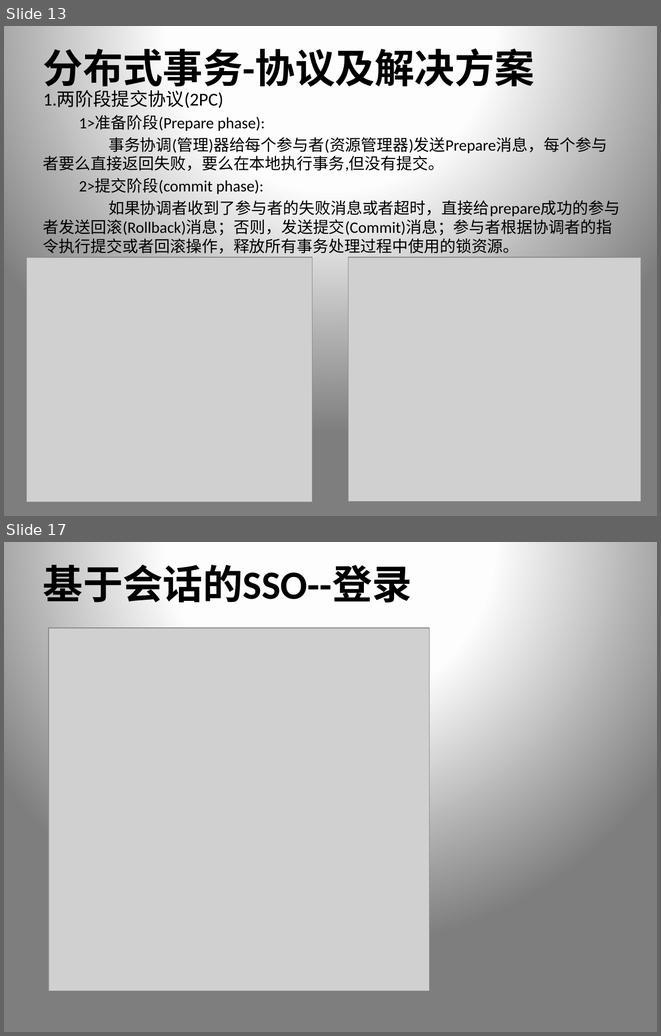
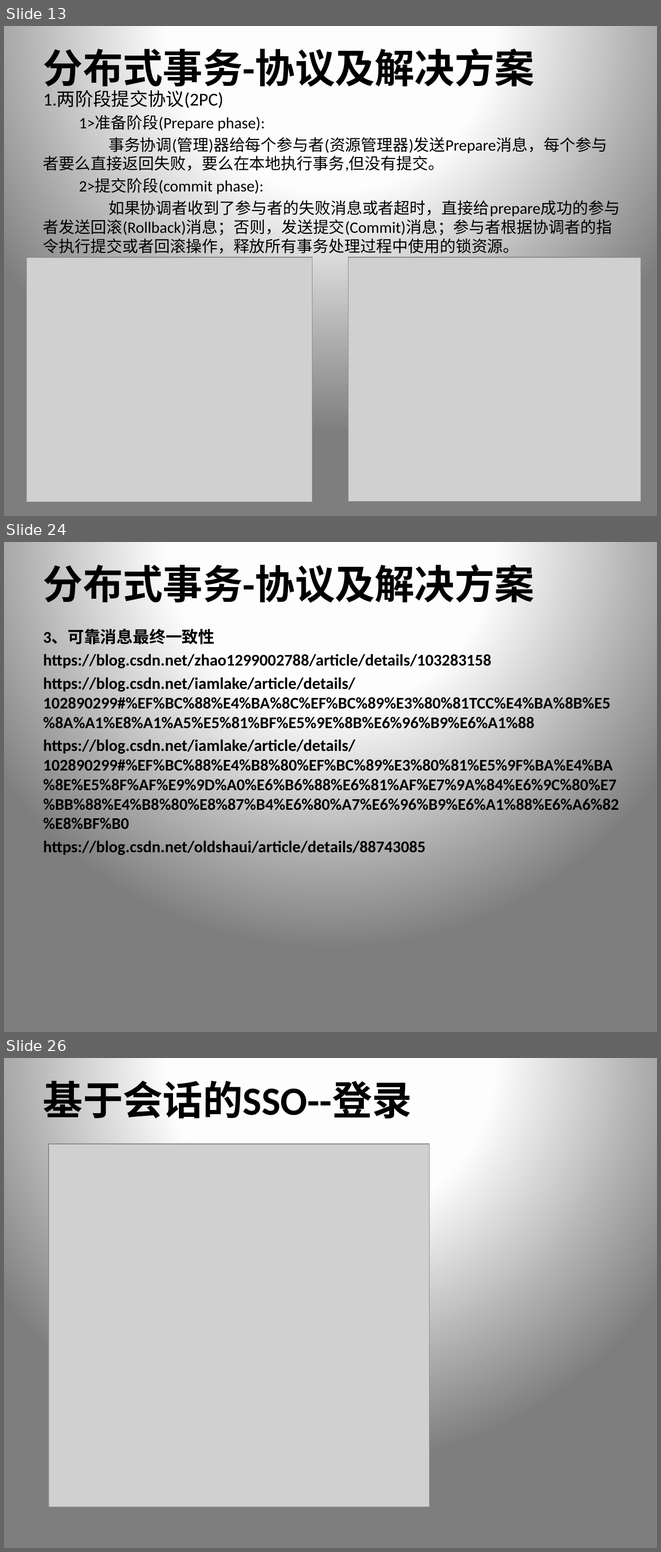
Before and after one commit to xiongpeter/study-notes, a slide deck: 我的.pptx. Shown one above the other, each under a label of ours: slides 13 and 17 before the commit, slides 13, 24 and 26 after it; the slides between them are not shown. The pictures are 661x1036 and 661x1552 pixels, drawn with LibreOffice and Linux fonts; fonts in the diff are those of the drawing; grey boxes stand for pictures. Boxes give left, top, right and bottom in pixels: in the first picture for what was removed or moved away, otherwise in the second. Text is boxed around its words. In the diff, an @@ line names an element or a change of style, - is before the commit and + after.

```diff
--- a/我的.pptx
+++ b/我的.pptx
@@ slide 24 added at [4,542,657,1032], background gradient #FFFFFF to #FEFEFE to #7F7F7F @@
@@ title added at [43,558,535,609], 44 pt, text #000000, bold @@
+分布式事务-协议及解决方案
@@ text added at [43,629,619,855], 18 pt, text #000000, bold @@
+3、可靠消息最终一致性
+https://blog.csdn.net/zhao1299002788/article/details/103283158
+https://blog.csdn.net/iamlake/article/details/102890299#%EF%BC%88%E4%BA%8C%EF%BC%89%E3%80%81TCC%E4%BA%8B%E5%8A%A1%E8%A1%A5%E5%81%BF%E5%9E%8B%E6%96%B9%E6%A1%88
+https://blog.csdn.net/iamlake/article/details/102890299#%EF%BC%88%E4%B8%80%EF%BC%89%E3%80%81%E5%9F%BA%E4%BA%8E%E5%8F%AF%E9%9D%A0%E6%B6%88%E6%81%AF%E7%9A%84%E6%9C%80%E7%BB%88%E4%B8%80%E8%87%B4%E6%80%A7%E6%96%B9%E6%A1%88%E6%A6%82%E8%BF%B0
+https://blog.csdn.net/oldshaui/article/details/88743085
@@ what was slide 17 is now slide 26 @@
```
Also in this commit, not shown: 3 slides changed, 8 other slides added.
